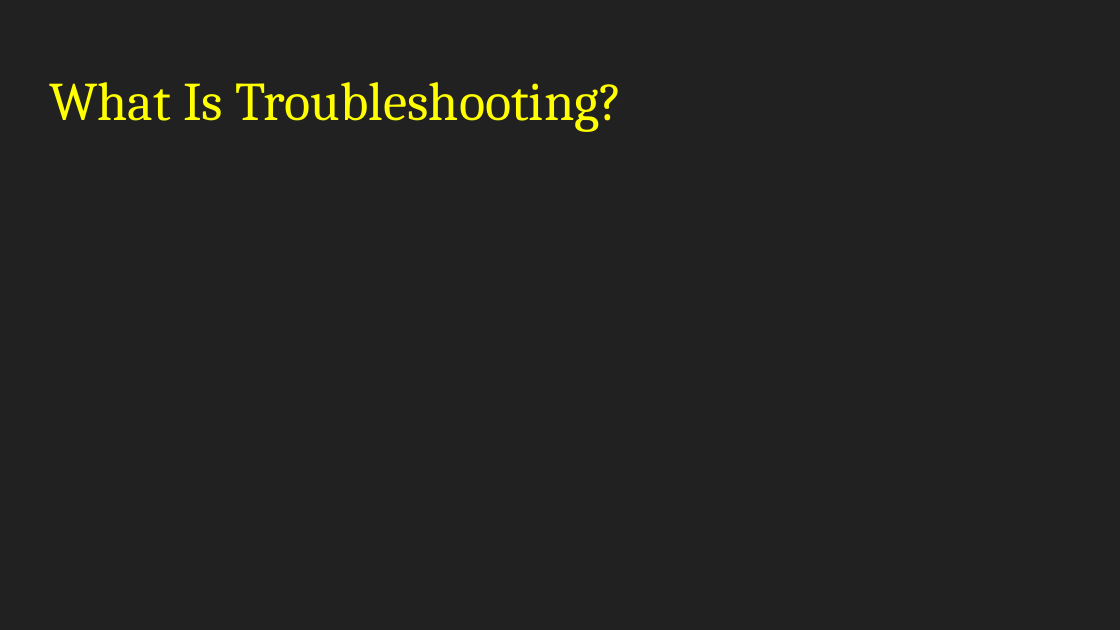
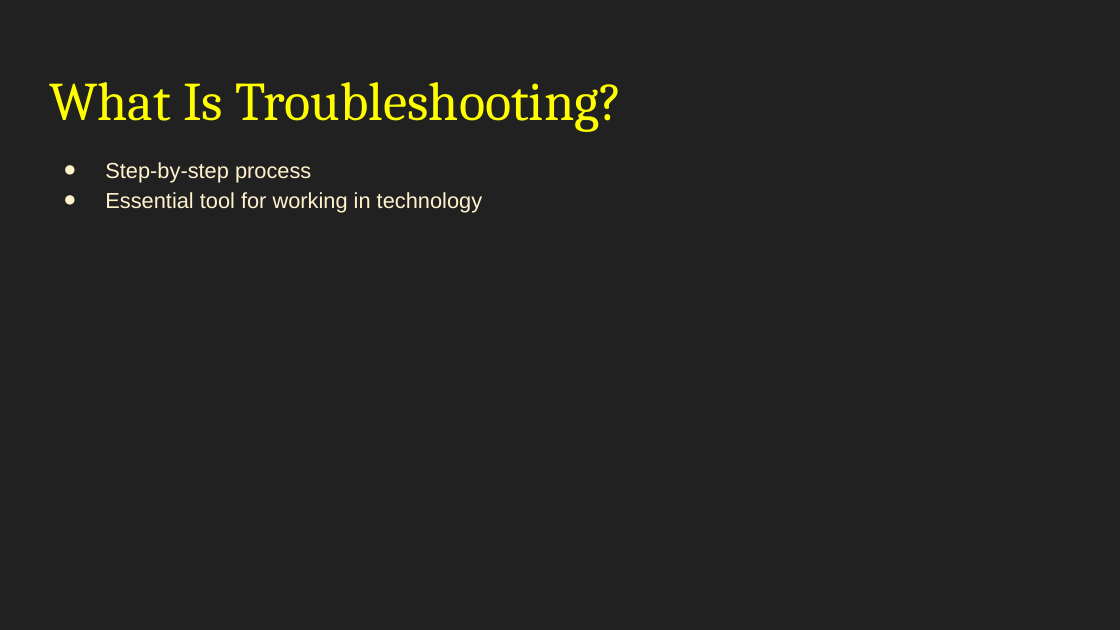
Before and after one commit to BYU-ITCSA/Dark-Mode, a slide deck: slide 3 of Lesson 4: Troubleshooting/Troubleshooting.pptx. Drawn at 1120x630 pixels with LibreOffice and Linux fonts; fonts in the diff are those of the drawing. Boxes give left, top, right and bottom in pixels: in the first picture for what was removed or moved away, otherwise in the second. Text is boxed around its words. In the diff, an @@ line names an element or a change of style, - is before the commit and + after.

```diff
--- a/Lesson 4: Troubleshooting/Troubleshooting.pptx
+++ b/Lesson 4: Troubleshooting/Troubleshooting.pptx
@@ text added at (x1=105, y1=162, x2=482, y2=212), 14 pt, text #FFF2CC @@
+● Step-by-step process
+● Essential tool for working in technology
```
Also in this commit, not shown: 2 other slides changed, 6 slides added, 1 slide removed.
